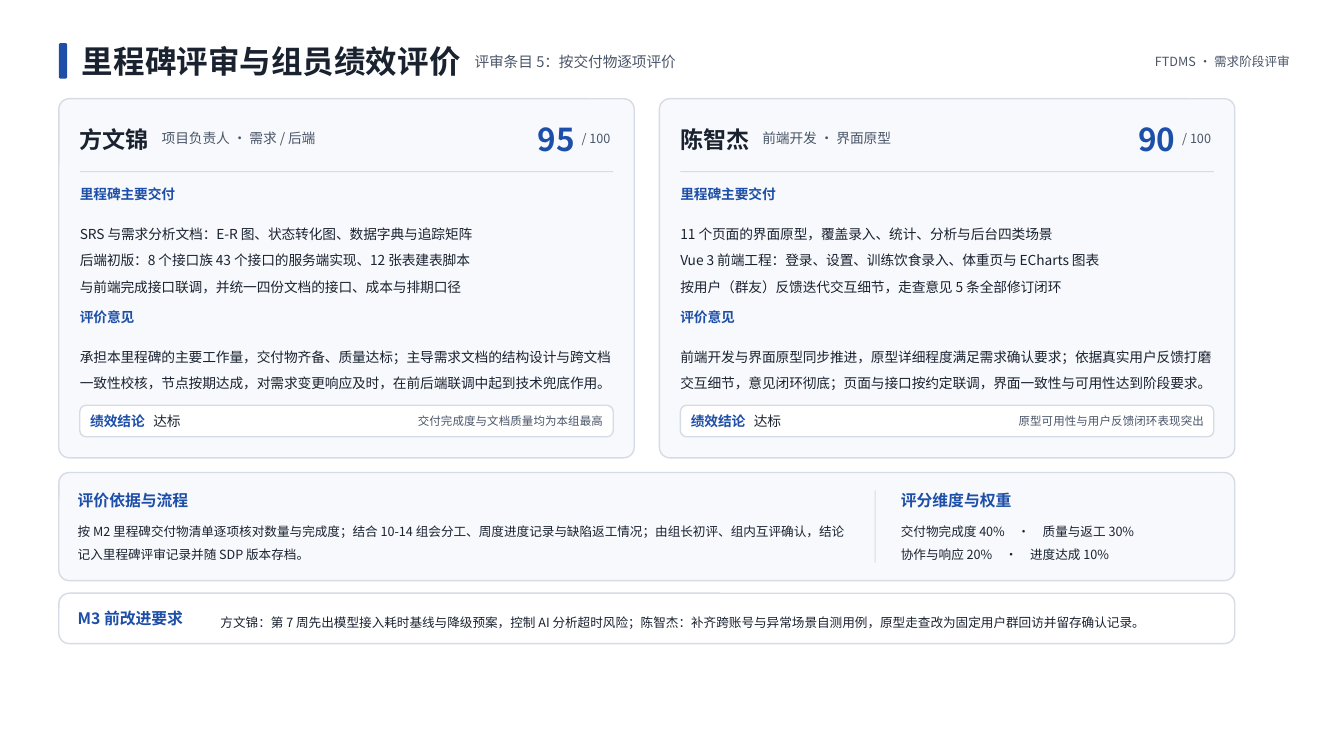
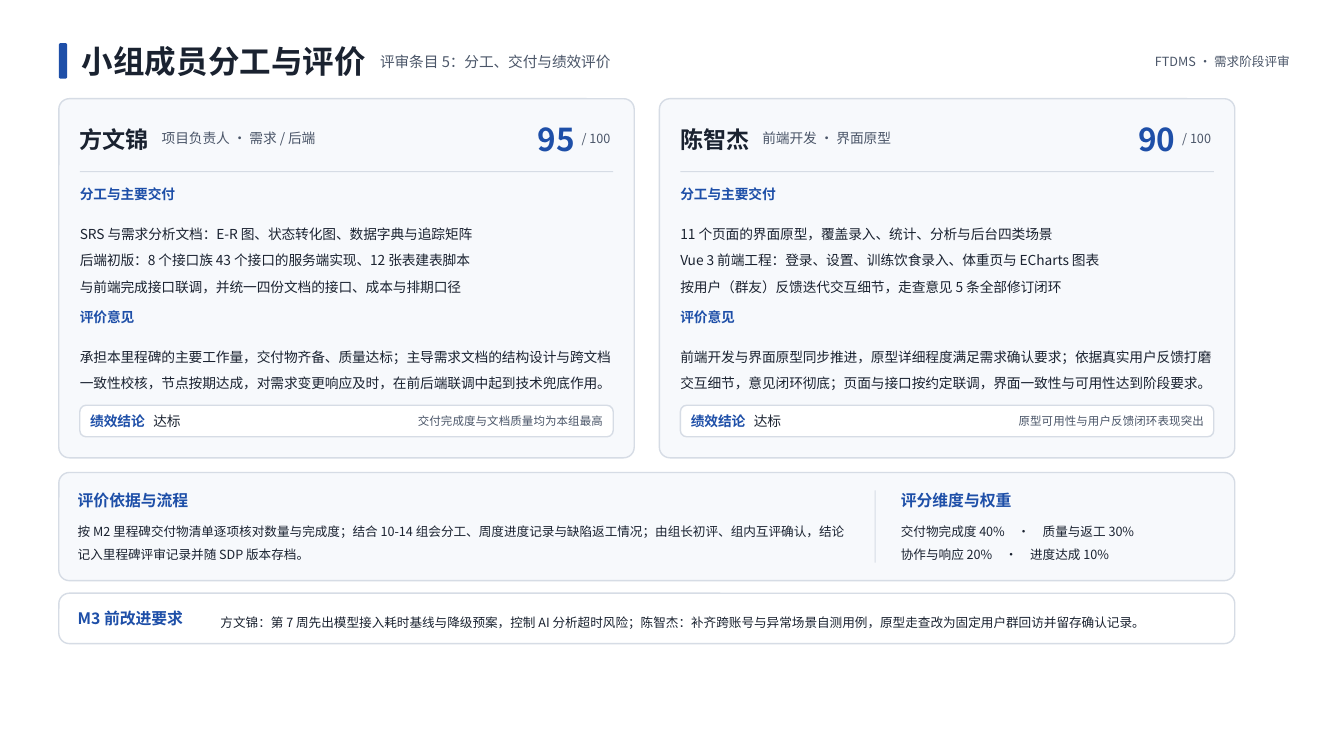
Before and after one commit to dianwanyue/fitness-training-diet, a slide deck: slide 15 of docs/需求分析/健身训练与饮食管理系统_需求阶段评审.pptx (slide 5 before the commit). Drawn at 1344x756 pixels with LibreOffice and Linux fonts; fonts in the diff are those of the drawing. Boxes give left, top, right and bottom in pixels: in the first picture for what was removed or moved away, otherwise in the second. Text is boxed around its words. In the diff, an @@ line names an element or a change of style, - is before the commit and + after.

Commit message:
11-1需求评审PPT：按标题-目录-内容-参考资料-分工评价重排

```diff
--- a/docs/需求分析/健身训练与饮食管理系统_需求阶段评审.pptx
+++ b/docs/需求分析/健身训练与饮食管理系统_需求阶段评审.pptx
@@ text at (82,46,366,76): text changed @@
-里程碑评审与组员绩效评价
+小组成员分工与评价
@@ text at (380,54,611,68): text changed @@
-评审条目 5：按交付物逐项评价
+评审条目 5：分工、交付与绩效评价
@@ text at (80,187,175,201): text changed @@
-里程碑主要交付
+分工与主要交付
@@ text at (680,187,775,201): text changed @@
-里程碑主要交付
+分工与主要交付
```
Also in this commit, not shown: 2 other slides changed, 1 slide added.
